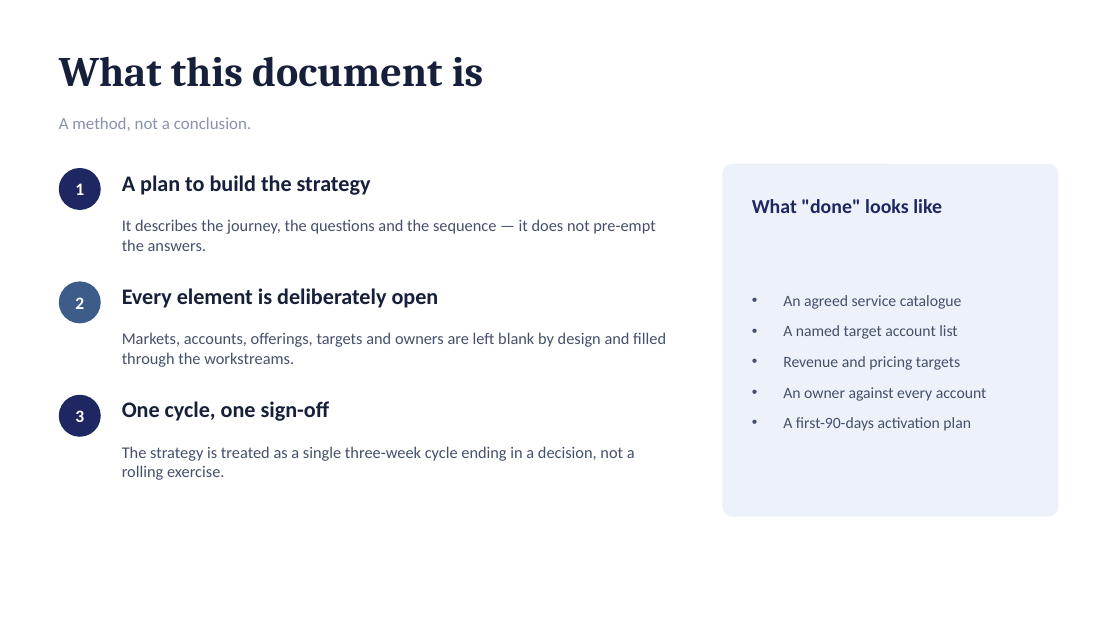
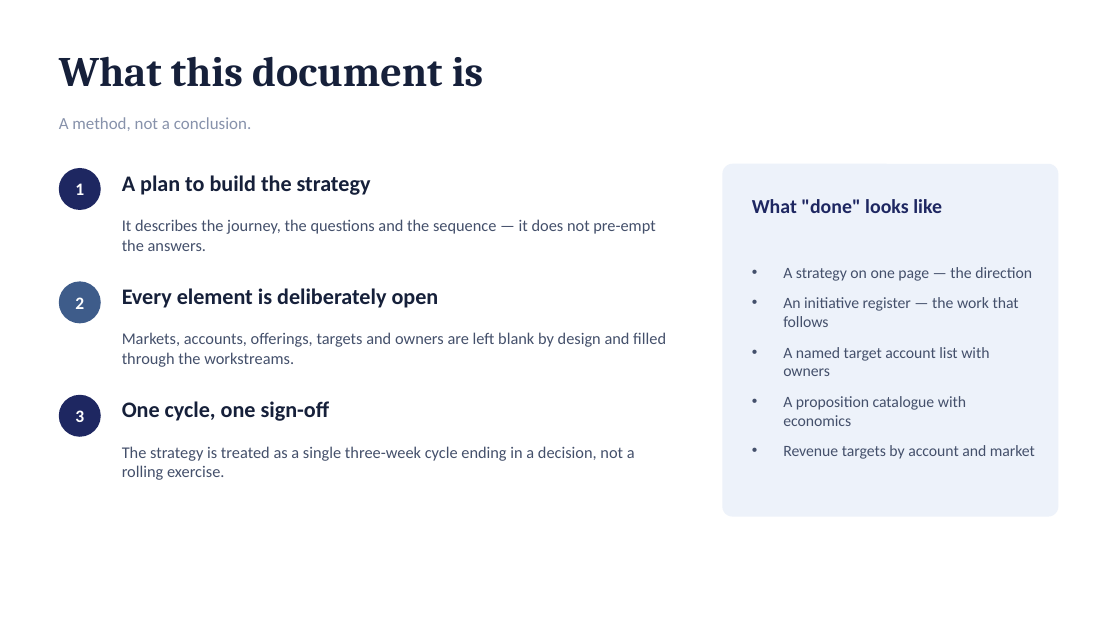
Before and after one commit to dhajjar-cyber/bae, a slide deck: slide 4 of FSI strategy/EAI&D-FSI-Strategy-Development-Plan.pptx. Drawn at 1120x630 pixels with LibreOffice and Linux fonts; fonts in the diff are those of the drawing. Boxes give left, top, right and bottom in pixels: in the first picture for what was removed or moved away, otherwise in the second. Text is boxed around its words. In the diff, an @@ line names an element or a change of style, - is before the commit and + after.

```diff
--- a/FSI strategy/EAI&D-FSI-Strategy-Development-Plan.pptx
+++ b/FSI strategy/EAI&D-FSI-Strategy-Development-Plan.pptx
@@ text at [783, 267, 1035, 459]: text changed @@
-• An agreed service catalogue
-• A named target account list
-• Revenue and pricing targets
-• An owner against every account
-• A first-90-days activation plan
+• A strategy on one page — the direction
+• An initiative register — the work that follows
+• A named target account list with owners
+• A proposition catalogue with economics
+• Revenue targets by account and market
```
Also in this commit, not shown: 4 other slides changed, 2 slides added, 1 other file.
